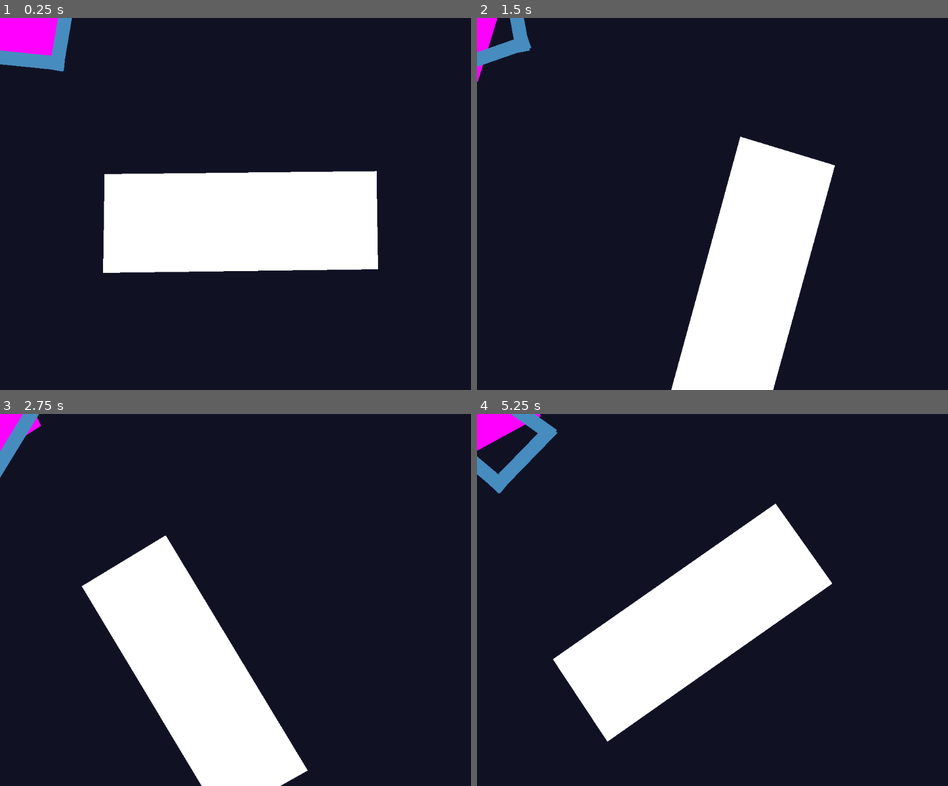
Above: before the commit, frames 1-4 (two rows, left to right).
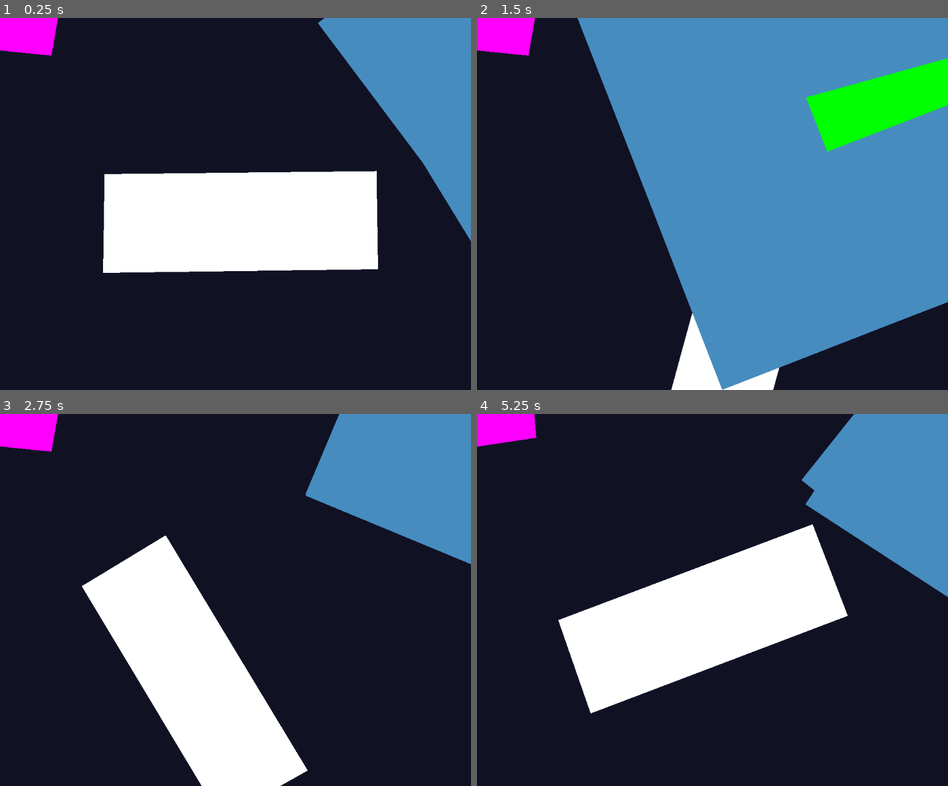
Above: after the commit, the same moments.

Repository: jake-ciliberti/rotate-renovate
Game: Godot game, scene res://levels/level_2.tscn
Same seed, same stepped clock (60 frames per second), same inputs: the game is played once before the commit and once after it. This scene is started directly instead of the project's main scene.
Inputs:
- Up to frame 1 (0.25 s): no input
- Up to frame 2 (1.5 s): tap Enter at 0.5 s; hold Up (rotate_clockwise) 0.53-1.28 s; hold D (move_right) from 0.53 s (still down); tap W (jump) at 0.77 s; tap Down (rotate_counterclockwise) at 0.8, 1.35 s
- Up to frame 3 (2.75 s): tap W (jump) at 1.52 s; tap Up (rotate_clockwise) at 1.55 s; tap R (reset) at 2 s; release D (move_right) at 2.03 s; hold A (move_left) from 2.03 s (still down); hold Down (rotate_counterclockwise) from 2.03 s (still down); tap H (god_mode) at 2.1 s
- Up to frame 4 (5.25 s): release A (move_left) at 2.78 s; release Down (rotate_counterclockwise) at 2.78 s; hold D (move_right) 2.78-4.28 s; tap Up (rotate_clockwise) at 2.85, 4.55 s; tap W (jump) at 3.02, 3.77, 4.52 s; tap R (reset) at 3.5, 5 s; hold Down (rotate_counterclockwise) 3.53-4.28 s; hold A (move_left) 4.28-5.03 s; tap Right (select_next) at 4.35 s; hold D (move_right) from 5.03 s (still down); hold Down (rotate_counterclockwise) from 5.03 s (still down); tap Left (select_prev) at 5.1 s

The runs differ from the first frame. In frame 1, 10% of the frame differs, in the area x 0-100%, y 0-69%; in frame 2, 59%, in the area x 0-100%, y 0-100%; in frame 3, 11%; in frame 4, 18%.

Commit message:
fixed rotating panel bounds

Diff:
--- a/levels/level_2.tscn
+++ b/levels/level_2.tscn
@@ -15,12 +15,13 @@
 
 [node name="PanelController" type="Node2D" parent="." unique_id=918188588 node_paths=PackedStringArray("collision")]
 script = ExtResource("2_v5uil")
+number_of_groups = 2
 collision = NodePath("CollisionController")
 metadata/_custom_type_script = "uid://ccmj71uqtvvjl"
 
 [node name="GamePanel" type="Polygon2D" parent="PanelController" unique_id=1406520985]
 position = Vector2(510, 538)
-polygon = PackedVector2Array(312, 9, 313, 9, -286, 17, -282.54468, -198.09276, 308.51257, -204.5348)
+polygon = PackedVector2Array(312, 9, 3.1240234, 13.13208, -286, 17, -282.54468, -198.09276, 308.51257, -204.5348)
 uv = PackedVector2Array(312, 9, 313, 9, -286, 17, -282.54468, -198.09276, 308.51257, -204.5348)
 script = ExtResource("3_5722l")
 metadata/_custom_type_script = "uid://74gqrjs1tww4"
@@ -28,6 +29,14 @@
 [node name="GamePanel2" type="Polygon2D" parent="PanelController" unique_id=914137480]
 color = Color(1, 0, 1, 1)
 polygon = PackedVector2Array(-73, -44, 133, -40, 112, 82, -67, 64)
+script = ExtResource("3_5722l")
+group = 1
+metadata/_custom_type_script = "uid://74gqrjs1tww4"
+
+[node name="GamePanel3" type="Polygon2D" parent="PanelController" unique_id=22420075]
+position = Vector2(1228, 39)
+color = Color(0, 1, 0, 1)
+polygon = PackedVector2Array(87, 4, 371, 379, 270, 456, 23, 52)
 script = ExtResource("3_5722l")
 metadata/_custom_type_script = "uid://74gqrjs1tww4"
 
--- a/player.tscn
+++ b/player.tscn
@@ -22,6 +22,7 @@
 height = 29.999987
 
 [node name="Player" type="CharacterBody2D" unique_id=364368371 node_paths=PackedStringArray("sprite")]
+collision_mask = 3
 script = ExtResource("1_onrkg")
 sprite = NodePath("AnimatedSprite2D")
 
--- a/project.godot
+++ b/project.godot
@@ -110,6 +110,12 @@
 ]
 }
 
+[layer_names]
+
+2d_physics/layer_1="Default World"
+2d_physics/layer_2="Panel Borders"
+2d_physics/layer_3="Panel Detection"
+
 [physics]
 
 3d/physics_engine="Jolt Physics"
--- a/rotate_renovate.tscn
+++ b/rotate_renovate.tscn
@@ -30,7 +30,7 @@
 tile_set = ExtResource("5_xgtrc")
 
 [node name="Player" parent="." unique_id=364368371 instance=ExtResource("1_i3bn0")]
-z_index = 1
+z_index = 2
 position = Vector2(512, 405)
 
 [node name="Camera2D" type="Camera2D" parent="Player" unique_id=769330519]
--- a/scripts/collision_controller.gd
+++ b/scripts/collision_controller.gd
@@ -1,6 +1,6 @@
 class_name CollisionController extends StaticBody2D
 
-@export var wall_thickness := 30.0
+@export var wall_thickness := 400.0
 
 var panels: Array[Node]
 
@@ -8,6 +8,8 @@
 func _ready() -> void:
 	# TODO: create a default floor or see if this can be empty
 	panels = get_tree().get_nodes_in_group("panels")
+	set_collision_mask_value(1, false)
+	set_collision_mask_value(2, true)
 	create_bounds()
 
 # TODO: broken. create a new polygon class with a unique group, and use clipping to create the polygons. do queue_free() on all the old polygons first (as a signal)
@@ -15,10 +17,10 @@
 
 	get_tree().call_group("colliders", "queue_free")
 
-	var combined_panels: Array[PackedVector2Array] = Geometry2D.merge_polygons(panels[0].get_polygon() * panels[0].transform, panels[0].get_polygon() * panels[0].transform)
+	var combined_panels: Array[PackedVector2Array] = Geometry2D.merge_polygons(panels[0].transform * panels[0].get_polygon(), panels[0].transform * panels[0].get_polygon())
 
 	for i in panels:
-		combined_panels = Geometry2D.merge_polygons(combined_panels, i.get_polygon() * i.transform)
+		combined_panels = Geometry2D.merge_polygons(combined_panels, i.transform * i.get_polygon())
 
 	for i in combined_panels:
 		build_walls(i)
--- a/scripts/panel.gd
+++ b/scripts/panel.gd
@@ -1,6 +1,5 @@
 class_name GamePanel extends Polygon2D
 
-@export var pivot: Vector2
 @export var group: int
 
 var initial_rotation_degrees = rotation_degrees
